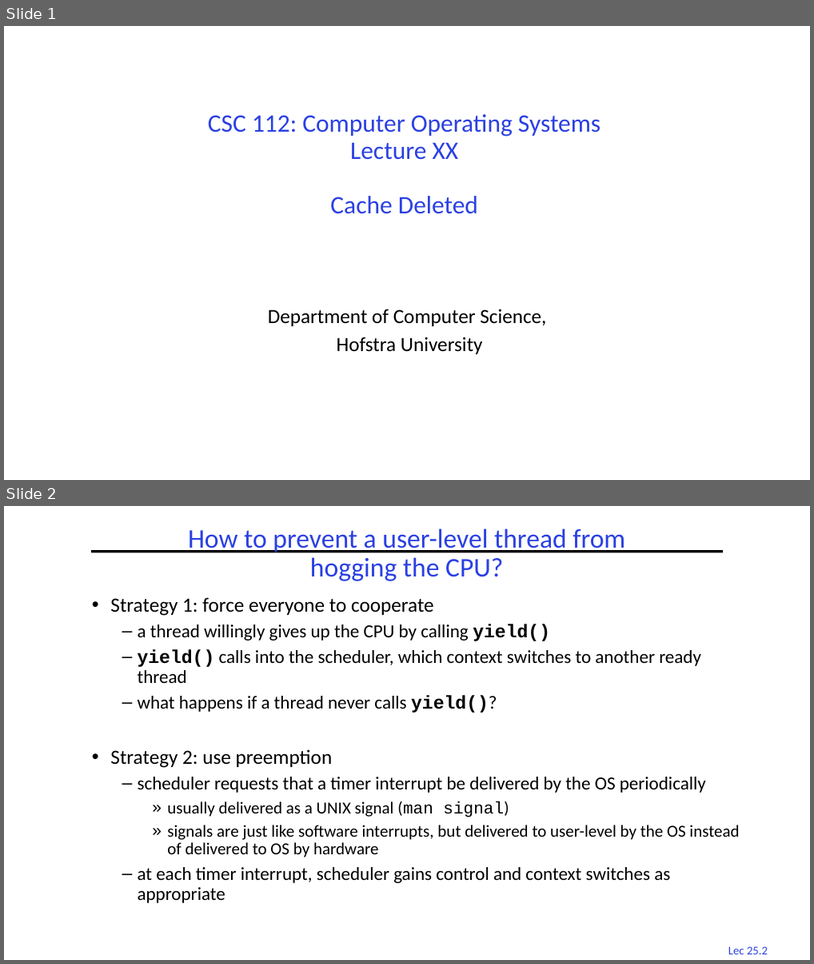
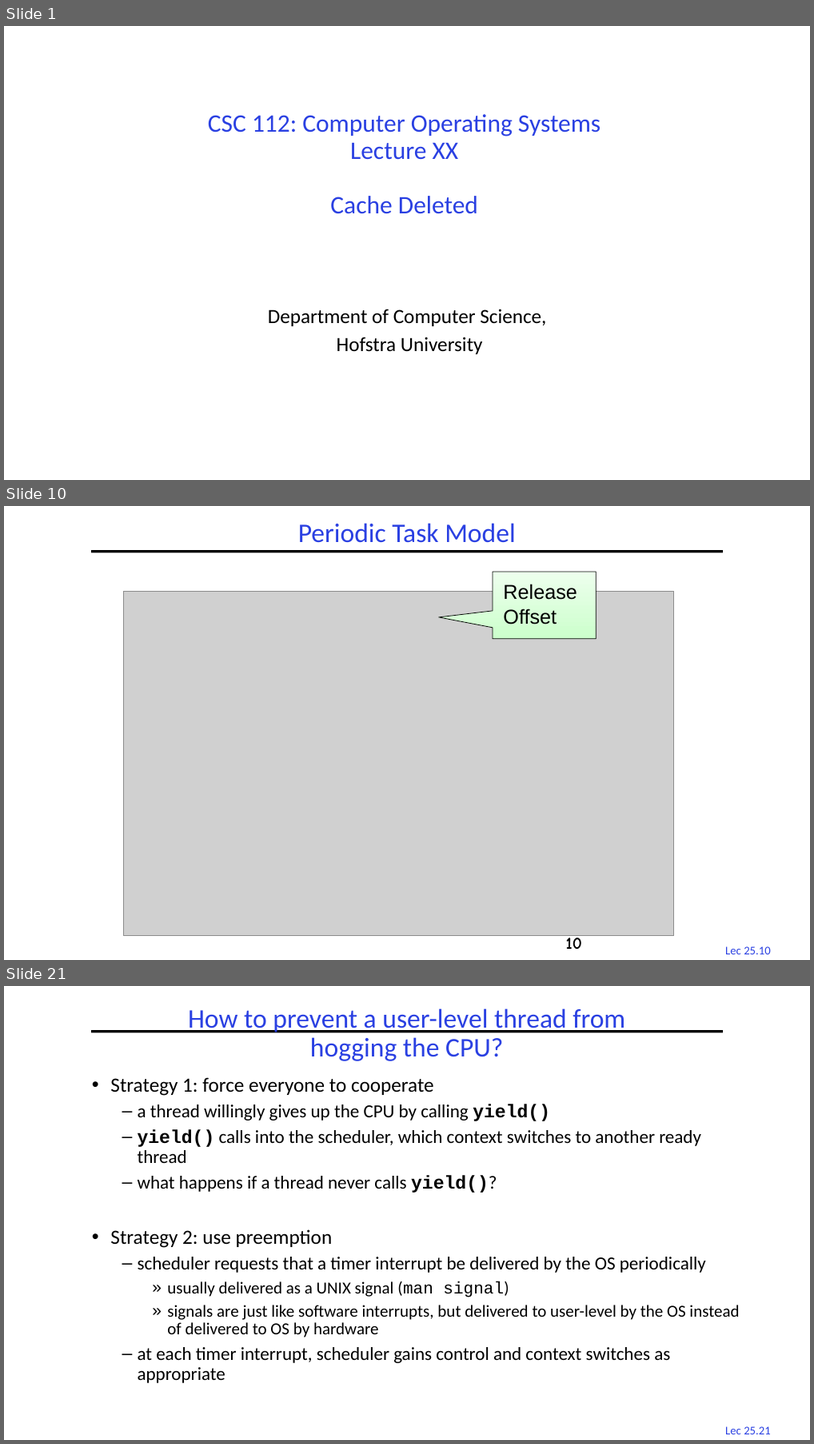
Before and after one commit to guhofstra/CSC256Fa25, a slide deck: PPTs/Deleted SLides.pptx. Shown one above the other, each under a label of ours: slides 1 and 2 before the commit, slides 1, 10 and 21 after it; the slides between them are not shown. The pictures are 814x964 and 814x1444 pixels, drawn with LibreOffice and Linux fonts; fonts in the diff are those of the drawing; grey boxes stand for pictures. Boxes give left, top, right and bottom in pixels: in the first picture for what was removed or moved away, otherwise in the second. Text is boxed around its words. In the diff, an @@ line names an element or a change of style, - is before the commit and + after.

```diff
--- a/PPTs/Deleted SLides.pptx
+++ b/PPTs/Deleted SLides.pptx
@@ slide 10 added at [4, 506, 810, 960], background #FFFFFF; not listed: 2 template elements that a slide beside it also shows @@
@@ title added at [298, 523, 515, 543], 32 pt, text #2A40E2 @@
+Periodic Task Model
@@ speech box added at [493, 572, 596, 639], fill gradient #EFFFEF to #CCFFCC, outline #000000 0.75 pt, 24 pt, text #000000 @@
+Release Offset
@@ picture added at [124, 592, 674, 936] @@
@@ page number added at [566, 934, 582, 948], 20 pt, text #000000 @@
+10
@@ what was slide 2 is now slide 21 @@
@@ page number at [726, 1426, 771, 1434]: text changed @@
-Lec 25.2
+Lec 25.21
```
Also in this commit, not shown: 18 other slides added, 19 other files.
